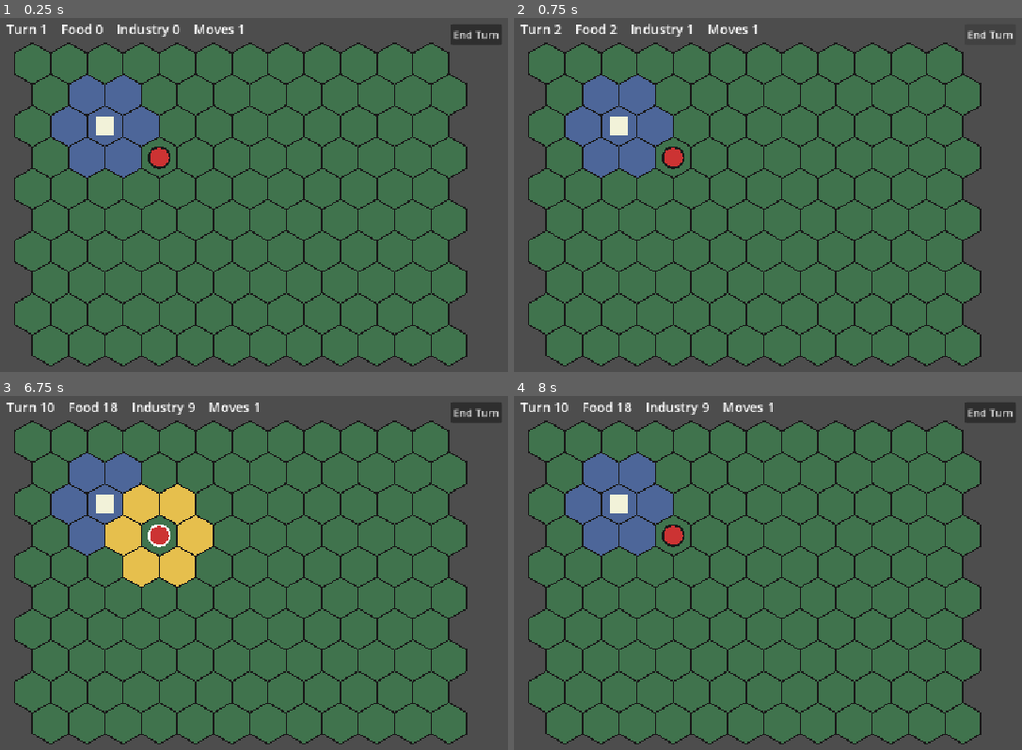
Above: before the commit, frames 1-4 (two rows, left to right).
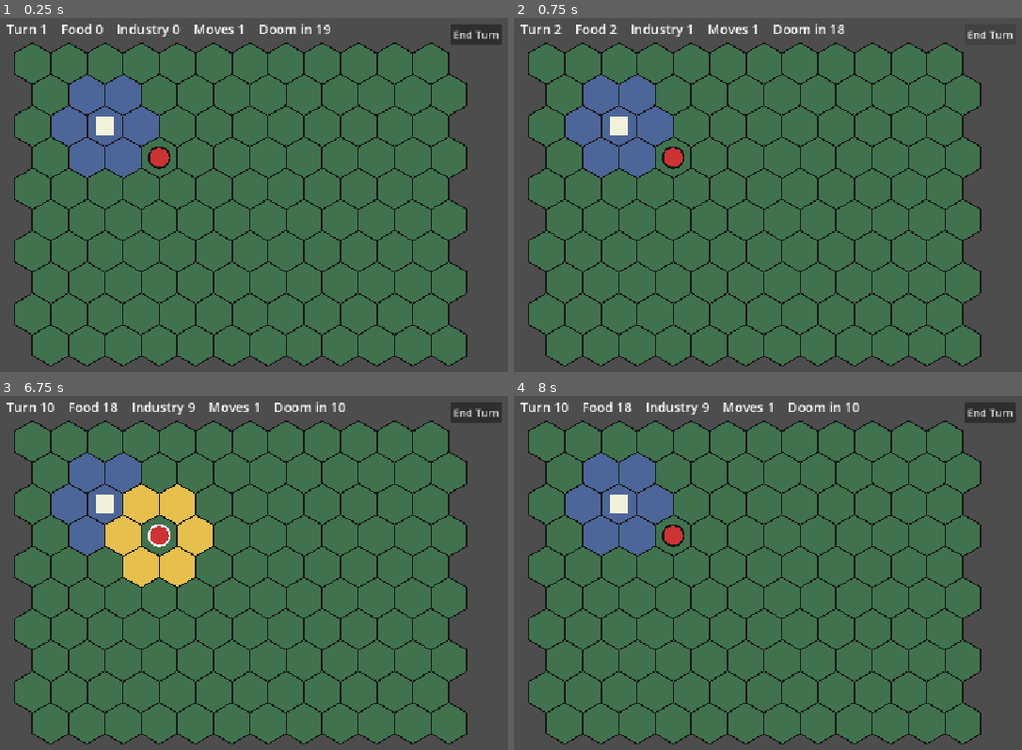
Above: after the commit, the same moments.

Repository: BnanaSkully/after-ragnorok-prototype
Game: Godot game, scene res://main.tscn
Two runs of this game, one before a commit and one after it. Both use one fixed random seed, a clock stepped at 60 frames per second and the inputs below.
Inputs (mouse positions are in pixels of both pictures, inside the frame that each line leads up to):
- Up to frame 1 (0.25 s): no input
- Up to frame 2 (0.75 s): click "End Turn" at 0.5 s
- Up to frame 3 (6.75 s): click "End Turn" at 1.25 s; click "End Turn" at 2 s; tap Enter at 2.75, 4.25, 5.75 s; move the mouse to (outside the picture) at 2.77 s; click (outside the picture) at 2.92 s; tap Space at 3.5, 5, 6.5 s; move the mouse to (218, 622) at 3.52 s; click (218, 622) at 3.67 s; move the mouse to (447, 509) at 4.27 s; click (447, 509) at 4.42 s; move the mouse to (330, 686) at 5.02 s; click (330, 686) at 5.17 s; move the mouse to (outside the picture) at 5.77 s; click (outside the picture) at 5.92 s; move the mouse to (142, 537) at 6.52 s; click (142, 537) at 6.67 s
- Up to frame 4 (8 s): move the mouse to (920, 601) at 7.27 s; click (920, 601) at 7.42 s

The runs differ from the first frame. In frame 1, 0.2% of the frame differs, in the area x 51-65%, y 1-5%; in frame 2, 0.2%; in frame 3, 0.2%; in frame 4, 0.2%.

Commit message:
Add Doom countdown and end-of-game screen
The top bar now shows how many turns are left until the Doom (turn 20).
When it arrives the screen darkens, shows the final totals, and the
End Turn button and map clicks stop working.

Co-Authored-By: Claude Opus 5.5 <noreply@anthropic.com>
Claude-Session: https://claude.ai/code/session_01Kpeg7E5nkYcPnqopYPPAon

Diff:
--- a/main.gd
+++ b/main.gd
@@ -4,6 +4,7 @@
 const COLS := 12
 const ROWS := 10
 const OFFSET := Vector2(60, 80)
+const DOOM_TURN := 20 # the turn the Doom arrives and the game ends
 
 var unit_pos := Vector2i(3, 3)
 var unit_selected := false
@@ -13,20 +14,27 @@
 var turn := 1
 var food := 0
 var industry := 0
+var game_over := false
+var end_turn_button: Button
 
 func _ready() -> void:
-	var button := Button.new()
-	button.text = "End Turn"
-	button.position = Vector2(700, 20)
-	button.pressed.connect(end_turn)
-	add_child(button)
+	end_turn_button = Button.new()
+	end_turn_button.text = "End Turn"
+	end_turn_button.position = Vector2(700, 20)
+	end_turn_button.pressed.connect(end_turn)
+	add_child(end_turn_button)
 
 func end_turn() -> void:
+	if game_over:
+		return
 	turn += 1
 	food += 2
 	industry += 1
 	unit_moves = 1
 	unit_selected = false
+	if turn >= DOOM_TURN:
+		game_over = true
+		end_turn_button.disabled = true
 	queue_redraw()
 
 func hex_center(cell: Vector2i) -> Vector2:
@@ -78,10 +86,19 @@
 	draw_circle(hex_center(unit_pos), HEX_SIZE * 0.45, Color(0.8, 0.2, 0.2))
 
 	var font := ThemeDB.fallback_font
-	var info := "Turn %d    Food %d    Industry %d    Moves %d" % [turn, food, industry, unit_moves]
+	var info := "Turn %d    Food %d    Industry %d    Moves %d    Doom in %d" % [turn, food, industry, unit_moves, DOOM_TURN - turn]
 	draw_string(font, Vector2(20, 35), info, HORIZONTAL_ALIGNMENT_LEFT, -1, 20)
 
+	if game_over:
+		var screen := get_viewport_rect().size
+		draw_rect(Rect2(Vector2.ZERO, screen), Color(0, 0, 0, 0.75))
+		draw_string(font, Vector2(0, screen.y / 2 - 20), "The Doom has come", HORIZONTAL_ALIGNMENT_CENTER, screen.x, 40, Color(0.9, 0.2, 0.2))
+		var totals := "You survived %d turns.    Food %d    Industry %d" % [turn, food, industry]
+		draw_string(font, Vector2(0, screen.y / 2 + 30), totals, HORIZONTAL_ALIGNMENT_CENTER, screen.x, 20)
+
 func _unhandled_input(event: InputEvent) -> void:
+	if game_over:
+		return
 	if event is InputEventMouseButton and event.pressed and event.button_index == MOUSE_BUTTON_LEFT:
 		var cell := cell_at(get_local_mouse_position())
 		if cell == unit_pos and unit_moves > 0:
